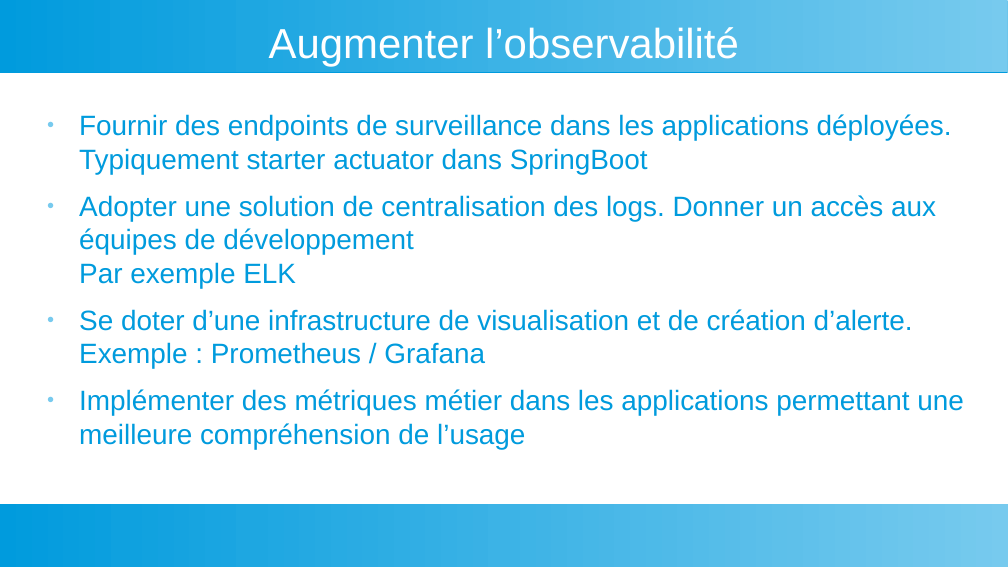
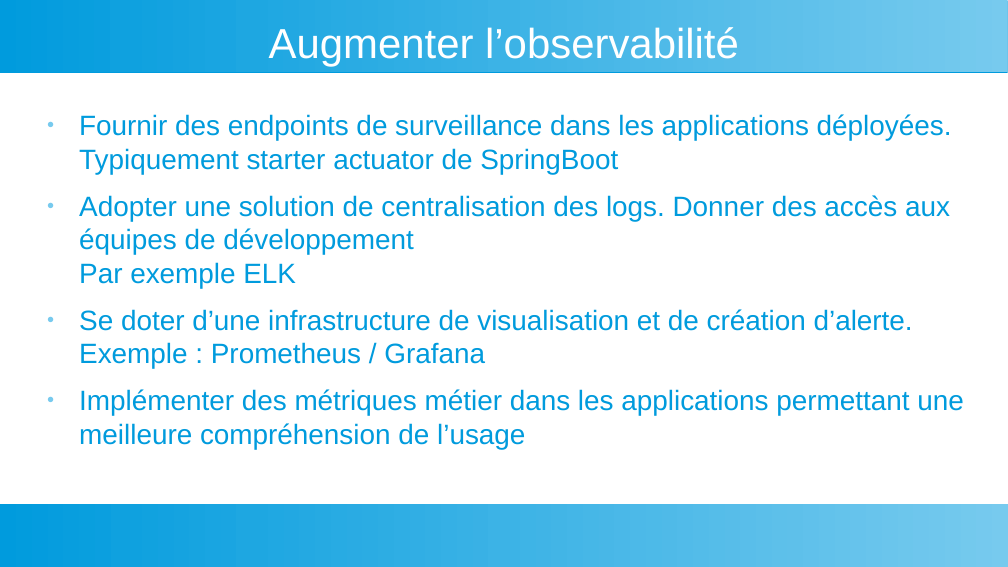
Before and after one commit to dthibau/bceao-cursus, a slide deck: slide 36 of 1_etatdeslieux/RapportAudit.odp. Drawn at 1008x567 pixels with LibreOffice and Linux fonts; fonts in the diff are those of the drawing. Boxes give left, top, right and bottom in pixels: in the first picture for what was removed or moved away, otherwise in the second. Text is boxed around its words. In the diff, an @@ line names an element or a change of style, - is before the commit and + after.

```diff
--- a/1_etatdeslieux/RapportAudit.odp
+++ b/1_etatdeslieux/RapportAudit.odp
@@ text at box(79, 114, 952, 288): text changed @@
-● Fournir des endpoints de surveillance dans les applications déployées.
-  Typiquement starter actuator dans SpringBoot
-● Adopter une solution de centralisation des logs. Donner un accès aux équipes de développement
-  Par exemple ELK
+● Fournir des endpoints de surveillance dans les applications déployées.
+  Typiquement starter actuator de SpringBoot
+● Adopter une solution de centralisation des logs. Donner des accès aux équipes de développement
+  Par exemple ELK
```
Also in this commit, not shown: 17 other slides changed, 1 other file.
